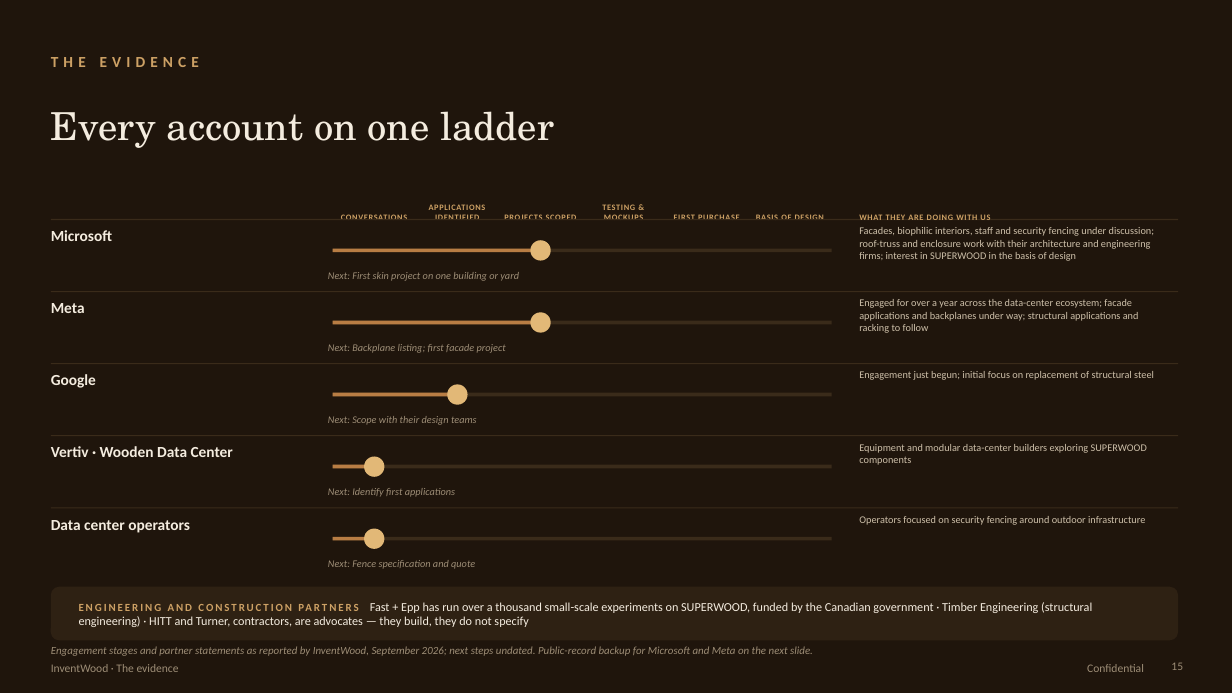
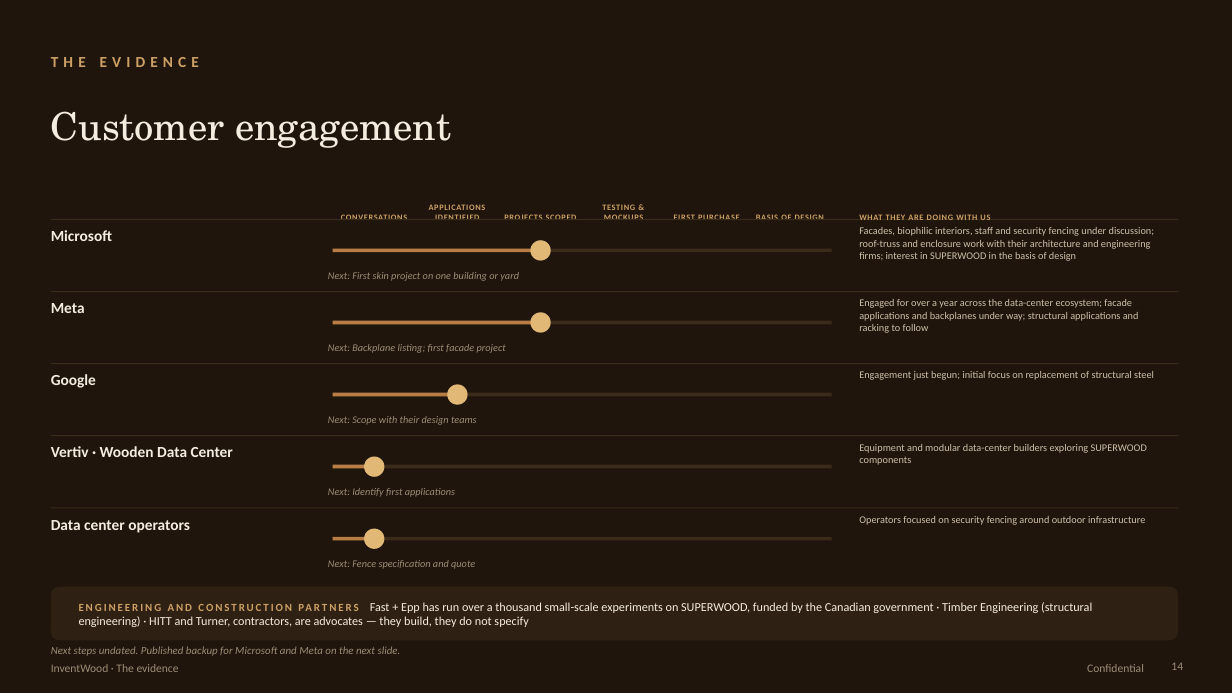
Before and after one commit to alau-hi/decks, a slide deck: slide 14 of superwood-datacenter-investor/SUPERWOOD-for-Data-Centers-Companion.pptx (slide 15 before the commit). Drawn at 1232x693 pixels with LibreOffice and Linux fonts; fonts in the diff are those of the drawing. Boxes give left, top, right and bottom in pixels: in the first picture for what was removed or moved away, otherwise in the second. Text is boxed around its words. In the diff, an @@ line names an element or a change of style, - is before the commit and + after.

```diff
--- a/superwood-datacenter-investor/SUPERWOOD-for-Data-Centers-Companion.pptx
+++ b/superwood-datacenter-investor/SUPERWOOD-for-Data-Centers-Companion.pptx
@@ text at [51,111,451,148]: text changed @@
-Every account on one ladder
+Customer engagement
@@ text at [51,646,401,656]: text changed @@
-Engagement stages and partner statements as reported by InventWood, September 2026; next steps undated. Public-record backup for Microsoft and Meta on the next slide.
+Next steps undated. Published backup for Microsoft and Meta on the next slide.
@@ page number at [1171,662,1183,670]: text changed @@
-15
+14
```
Also in this commit, not shown: 17 other slides changed, 2 slides added, 3 slides removed, 13 other files.
